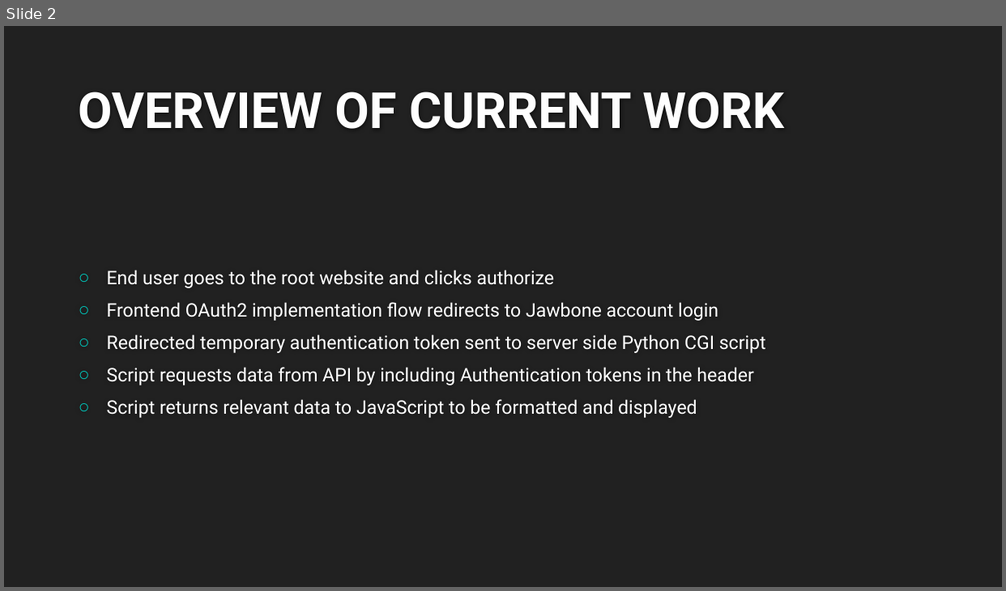
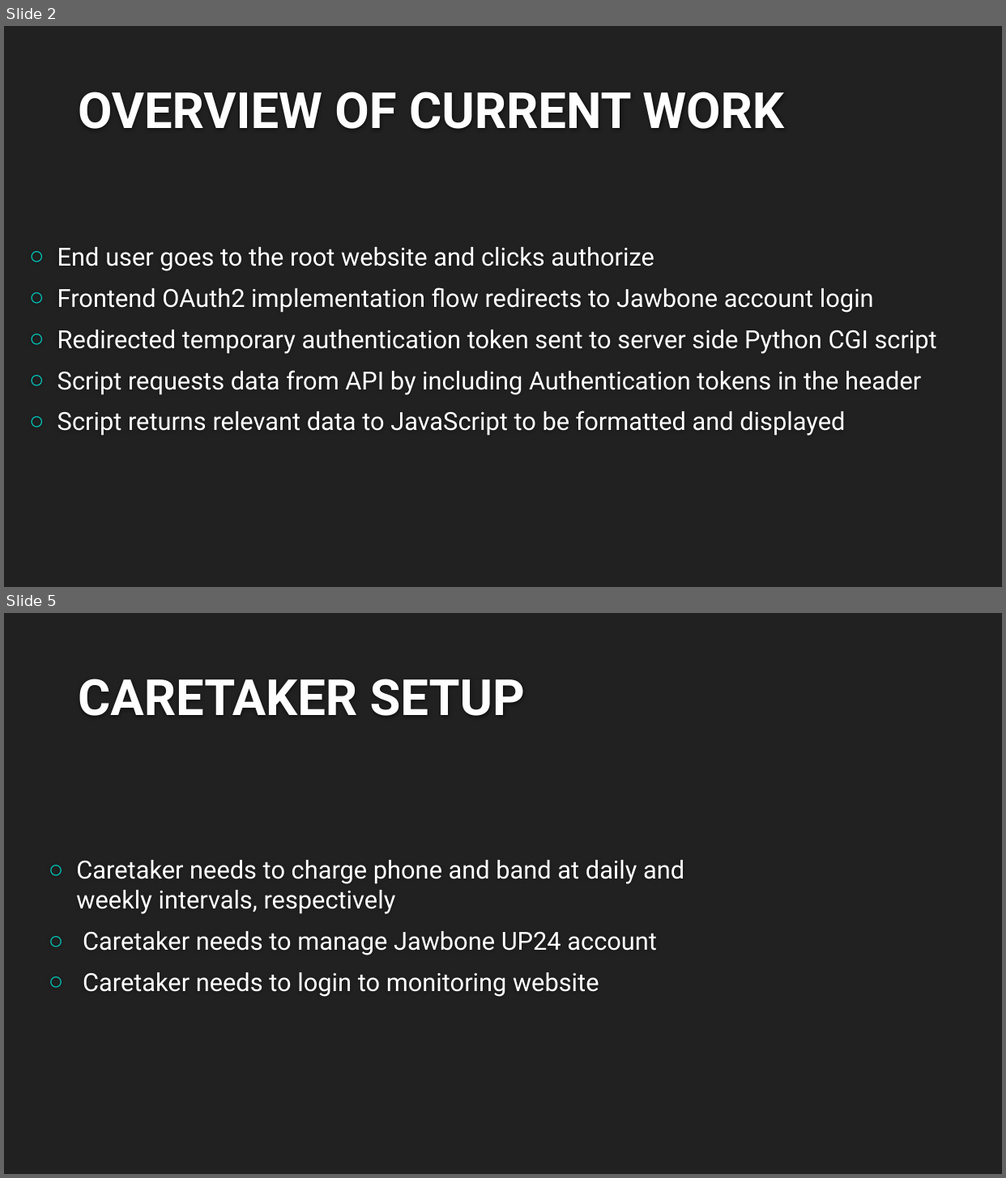
Before and after one commit to ritwikd/gatech, a slide deck: Presentation/Assisted Living.pptx. Shown one above the other, each under a label of ours: slide 2 before the commit, slides 2 and 5 after it; the slides between them are not shown. The pictures are 1006x591 and 1006x1178 pixels, drawn with LibreOffice and Linux fonts; fonts in the diff are those of the drawing; background and template pictures are left out. Boxes give left, top, right and bottom in pixels: in the first picture for what was removed or moved away, otherwise in the second. Text is boxed around its words. In the diff, an @@ line names an element or a change of style, - is before the commit and + after.

```diff
--- a/Presentation/Assisted Living.pptx
+++ b/Presentation/Assisted Living.pptx
@@ slide 5 added at [4,613,1002,1174], background #212121 @@
@@ title added at [78,679,525,716], 48 pt, text #FEFEFE, bold @@
+CARETAKER SETUP
@@ text added at [76,860,684,997], 24 pt, text #FFFFFF @@
+○ Caretaker needs to charge phone and band at daily and weekly intervals, respectively
+○ Caretaker needs to manage Jawbone UP24 account
+○ Caretaker needs to login to monitoring website
@@ slide 2 changed as well @@
@@ text "End user goes to the ...": place and size @@
-text "End user goes to the ..." at [107,270,766,418]
+text "End user goes to the ..." at [57,247,937,436]
@@ text "End user goes to the ..." at [57,247,937,436]: size 18 to 24 pt; more space between paragraphs @@
```
Also in this commit, not shown: 2 other slides changed, 3 other slides added, 2 other files.
